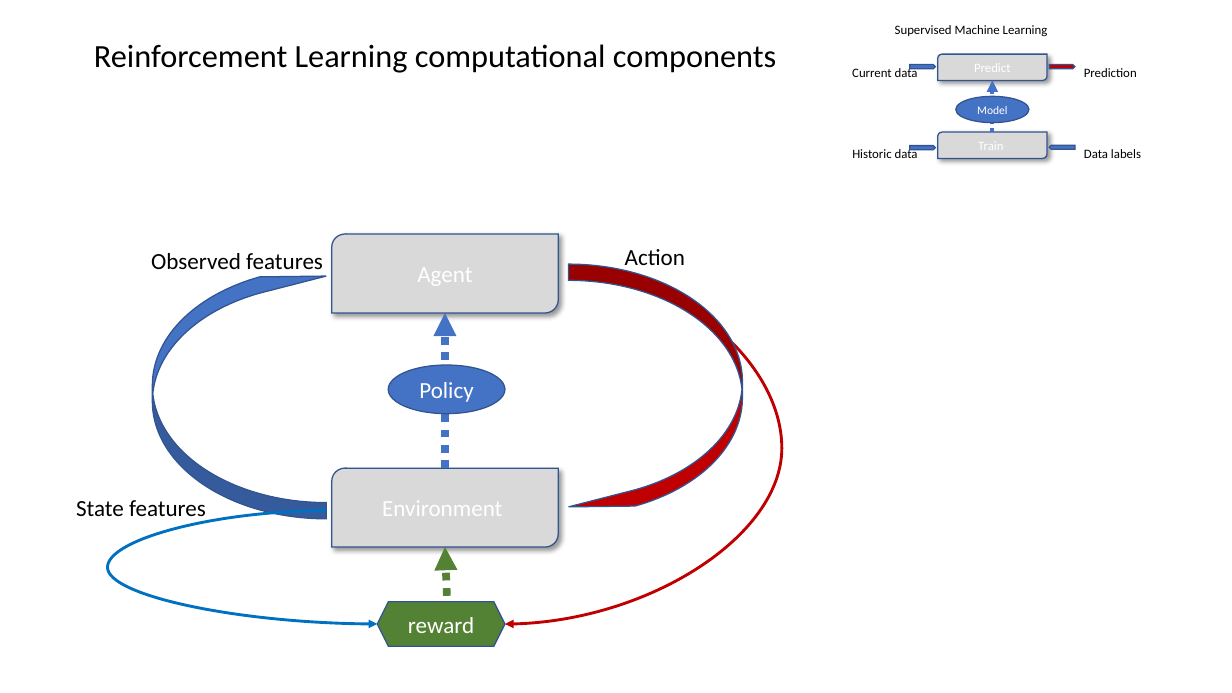
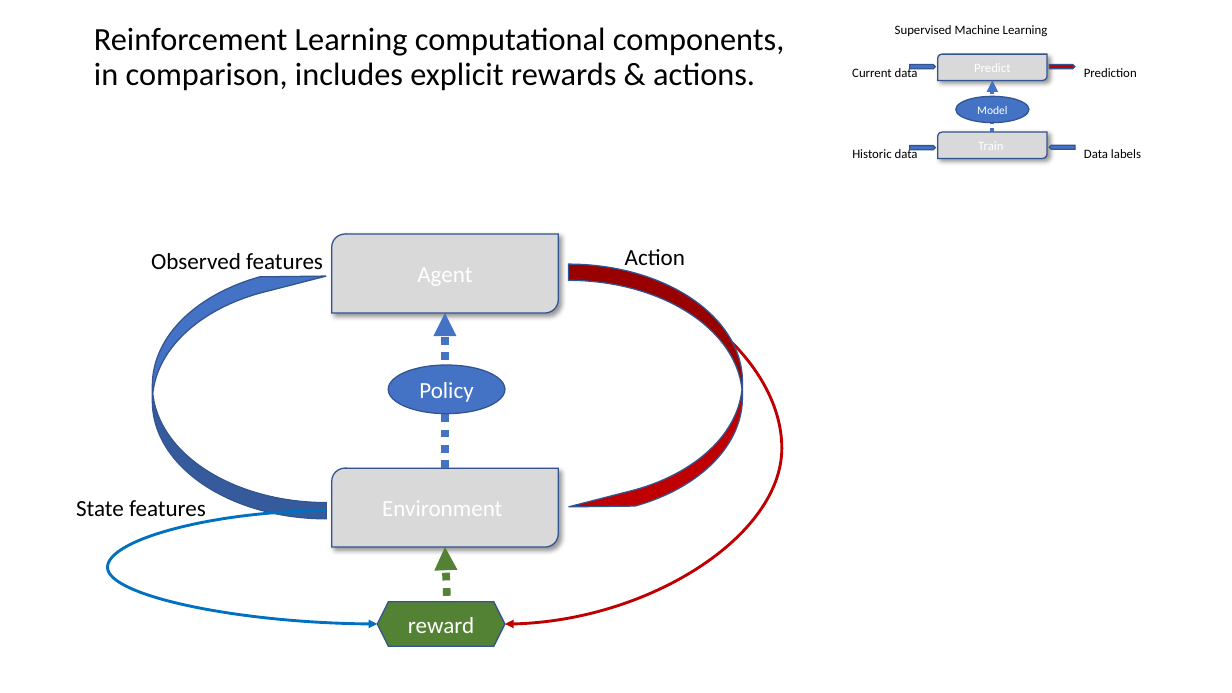
Before and after one commit to microsoft/ICSE2019, a slide deck: slide 7 of Rlearning/RL_ICSE.pptx. Drawn at 1232x693 pixels with LibreOffice and Linux fonts; fonts in the diff are those of the drawing. Boxes give left, top, right and bottom in pixels: in the first picture for what was removed or moved away, otherwise in the second. Text is boxed around its words. In the diff, an @@ line names an element or a change of style, - is before the commit and + after.

```diff
--- a/Rlearning/RL_ICSE.pptx
+++ b/Rlearning/RL_ICSE.pptx
@@ title at box(94, 27, 784, 91): text changed @@
-Reinforcement Learning computational components
+Reinforcement Learning computational components,
+in comparison, includes explicit rewards & actions.
```
Also in this commit, not shown: 7 other slides changed, 2 slides added, 2 slides removed.
